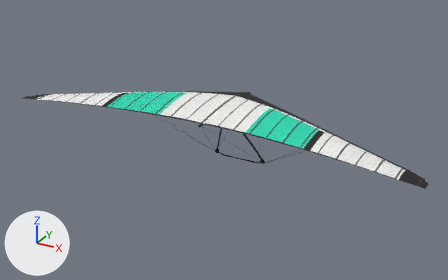
The Blender file assets/source/glider_air_c4.blend as it was, and as the next commit left it.
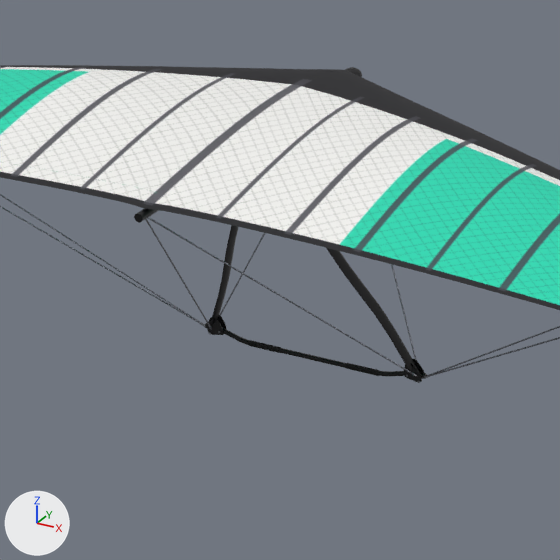
There are two pictures of each version: one whole from a camera (50 mm lens) standing at (6.6, -11.92, 5.3) and looking at (0.04, 0.01, -0.67), one close up on the part from 37% to 66% of the width and 27% to 73% of the height. The lights are fixed; the arrows at lower left show +X, +Y and +Z. The last two pictures show the newer version.

Script lines for the objects in view, before the commit:
```python
me_controlframe = bpy.data.meshes.new('ControlFrame')
me_controlframe.from_pydata(...)  # 3970 vertices, 1970 faces; spans x -3.0..3.0, y -1.01..1.27, z -1.56..0.09
# faces by material slot: [194, 748, 142, 128, 658, 36, 64]
me_controlframe.materials.append(mat_fitting)  # black #19191c
me_controlframe.materials.append(mat_steel)  # grey #9ea1a8
me_controlframe.materials.append(mat_webbing)  # dark blue #1f294c
me_controlframe.materials.append(mat_webbingbackup)  # red #9e1912
me_controlframe.materials.append(mat_tube_air_c4)  # black #0f0f12
me_controlframe.materials.append(mat_grip)  # black #121213
me_controlframe.materials.append(mat_wire)  # grey #8c8f99
me_sail = bpy.data.meshes.new('Sail')
me_sail.from_pydata(...)  # 3838 vertices, 3600 faces; spans x -5.0..5.0, y -1.47..1.32, z -0.08..0.26
me_sail.polygons.foreach_set('use_smooth', [True] * 3600)
me_sail.materials.append(mat_sail_air_c4)  # picture img_glider_air_c4_sail
ob_controlframe = bpy.data.objects.new('ControlFrame', me_controlframe)
ob_controlframe.location = (0.0, 0.0, 0.0)
ob_sail = bpy.data.objects.new('Sail', me_sail)
ob_sail.location = (0.0, 0.0, 0.0)
```
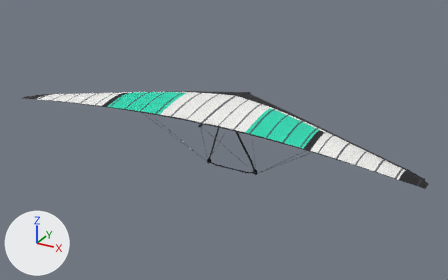
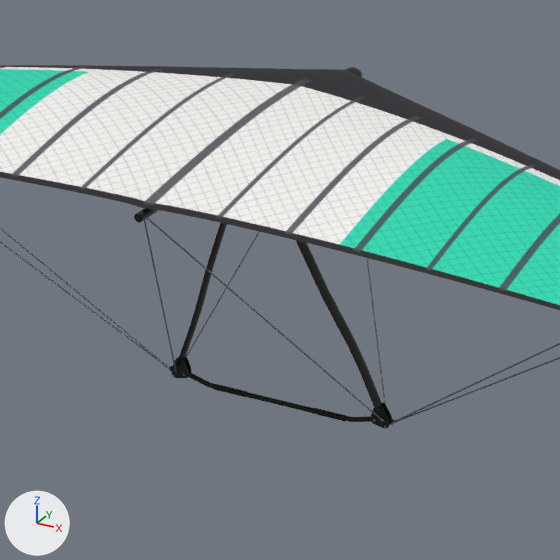
The newer file is also turned or shifted as a whole; pictures and numbers use the older file's frame.

Scene script edits in JSON lines:
```json
{"block": "me_controlframe", "where": "# used by ob_controlframe; location = (0.0, 0.0, 0.0)"}
{"op": "remove", "block": "me_controlframe", "code": "me_controlframe.from_pydata(...)  # 3970 vertices, 1970 faces; spans x -3.0..3.0, y -1.01..1.27, z -1.56..0.09"}
{"op": "add", "block": "me_controlframe", "code": "me_controlframe.from_pydata(...)  # 3970 vertices, 1970 faces; spans x -3.0..3.0, y -1.01..1.27, z -1.67..0.09"}
{"block": "me_controlframe", "change": "me_controlframe part 1: 3762 of 3970 vertices moved; they spanned x -0.76..0.76, y -0.05..0.94, z -1.56..0.09 and now span x -0.76..0.76, y 0.11..0.52, z -1.67..0.09; mean shift (0.0, -0.29, -0.08); largest move (-0.68, 0.93, -1.52) -> (-0.68, 0.5, -1.64)"}
{"block": "me_controlframe", "change": "other edits to the shape of me_controlframe do not show in these pictures"}
```

Changed parts and their boxes [x1, y1, x2, y2] in the close-ups (560 x 560 px):
```json
{"object": "ControlFrame", "change": "reshaped", "before": [0, 194, 560, 383], "after": [0, 218, 560, 429]}
```
